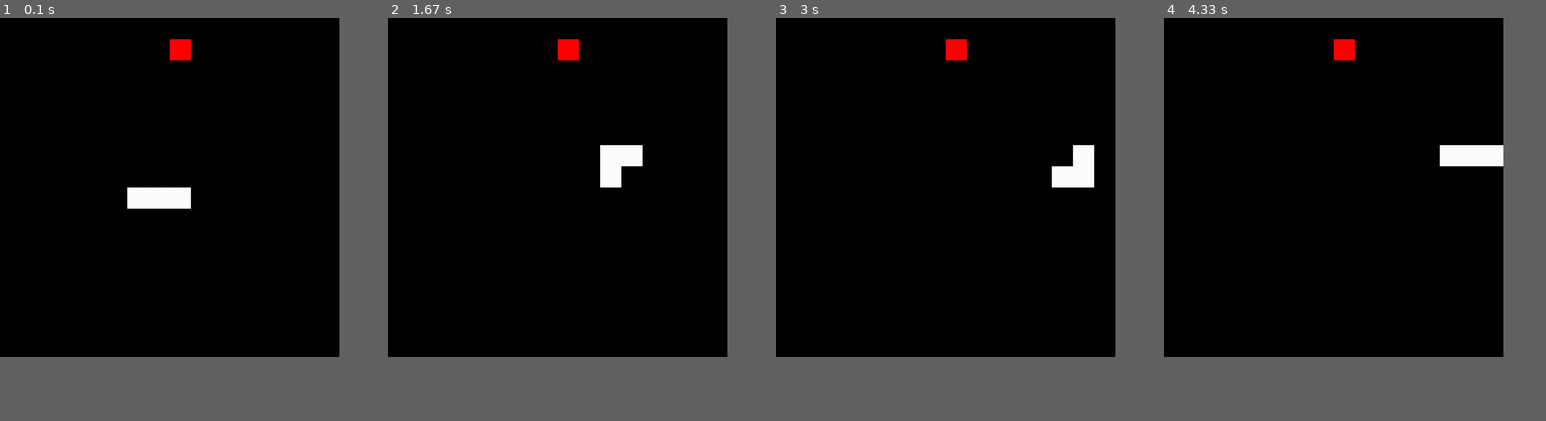
Above: before the commit, frames 1-4 (left to right).
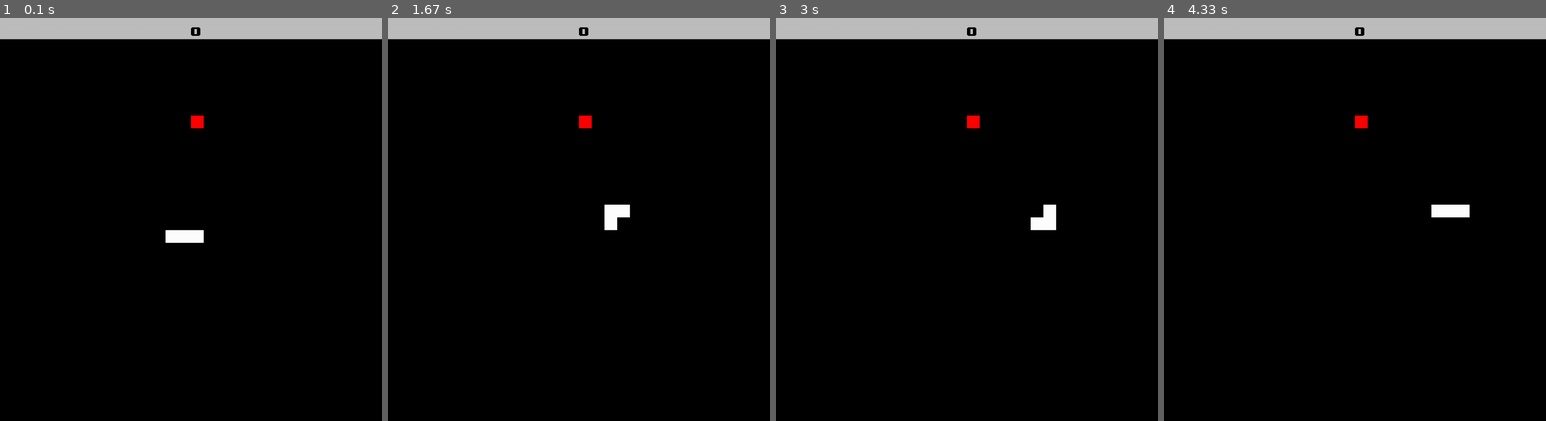
Above: after the commit, the same moments.

Repository: sunnypwang/snake-pygame
Game: pygame game, started from game.py
Same seed, same stepped clock (60 frames per second), same inputs: the game is played once before the commit and once after it.
Inputs:
- Up to frame 1 (0.1 s): no input
- Up to frame 2 (1.67 s): hold Up 0.83-1.3 s; hold Right from 1.33 s (still down)
- Up to frame 3 (3 s): release Right at 1.8 s; hold Down 2.4-2.7 s; hold Left from 2.73 s (still down)
- Up to frame 4 (4.33 s): release Left at 3.13 s; hold Up 3.17-3.53 s; hold Right 3.57-4.2 s; hold Down from 4.23 s (still down)
In our replay, the window is 757x757 before the commit and 852x900 after it. These sizes can differ from the game's own. Grey fills any space a smaller window leaves; there, only what the larger window draws over its background counts as a difference.

The runs differ from the first frame. In frame 1, 6.9% of the frame differs, in the area x 0-100%, y 0-56%; in frame 2, 6.9%; in frame 3, 6.9%; in frame 4, 6.9%, in the area x 0-100%, y 0-50%.

Commit message:
added status bar

Diff:
--- a/apple.py
+++ b/apple.py
@@ -16,9 +16,9 @@
     def locate_apple(self):
         return self.pos
 
-    def draw(self, window, grid_size):
+    def draw(self, window, grid_size,x, y):
         if self.pos:
-            pygame.draw.rect(window, "red", (self.pos[0]*grid_size,self.pos[1]*grid_size,grid_size,grid_size))
+            pygame.draw.rect(window, "red", (x+self.pos[0]*grid_size,y+self.pos[1]*grid_size,grid_size,grid_size))
 
     def destroy_apple(self):
         self.pos = None
--- a/board.py
+++ b/board.py
@@ -4,7 +4,7 @@
 import pygame
 
 class Board:
-    def __init__(self,rows,cols,size,TICK_SPEED):
+    def __init__(self,rows,cols,size,TICK_SPEED, x, y):
         self.board = np.zeros((rows,cols), dtype=int)
         self.grid_size = size
         self.player_pos = None
@@ -12,6 +12,8 @@
         self.apple_control = AppleControl(self.board)
         self.score = 0
         self.TICK_SPEED = TICK_SPEED
+        self.x = x
+        self.y = y
 
     def nrows(self):
         return self.board.shape[0]
@@ -32,8 +34,8 @@
         self.board[x,y] = 1
 
     def draw(self, window):
-        self.player.draw(window, self.grid_size)
-        self.apple_control.draw(window, self.grid_size)
+        self.player.draw(window, self.grid_size, self.x, self.y)
+        self.apple_control.draw(window, self.grid_size, self.x, self.y)
 
     def is_player_alive(self):
         return self.player.alive
@@ -56,12 +58,13 @@
             self.board[tuple(piece)] = 1
         # print(self.board)
         # print(self.score, self.player.speed)
+        print(self.player.body)
 
         self.set_speed_by_score()
 
     def is_outside(self,pos):
         (x,y) = pos
-        return x < 0 or x >= self.ncols() or y < 0 or y >= self.nrows()
+        return x < 0 or x >= self.nrows() or y < 0 or y >= self.ncols()
 
     def get_available_grid(self):
         free = []
--- a/game.py
+++ b/game.py
@@ -3,10 +3,13 @@
 import pygame
 from board import Board
 from snake import Snake
+from status import Status
 
-GRID_ROWS = 16
-GRID_COLS = 16
-GRID_SIZE = 50
+GRID_ROWS = 30
+GRID_COLS = 30
+GRID_SIZE = 30
+
+STATUS_BAR_HEIGHT = 50
 
 GAME_WIDTH = GRID_COLS * GRID_SIZE
 GAME_HEIGHT = GRID_ROWS * GRID_SIZE
@@ -14,10 +17,13 @@
 TICK_SPEED = 30
 
 pygame.init()
-window = pygame.display.set_mode((GAME_WIDTH,GAME_HEIGHT))
+pygame.font.init()
+
+window = pygame.display.set_mode((GAME_WIDTH,GAME_HEIGHT + STATUS_BAR_HEIGHT))
 clock = pygame.time.Clock()
 
-board = Board(GRID_ROWS,GRID_COLS,GRID_SIZE,TICK_SPEED)
+board = Board(GRID_ROWS,GRID_COLS,GRID_SIZE,TICK_SPEED, 0, STATUS_BAR_HEIGHT)
+status = Status(board, 0, 0, GAME_WIDTH, STATUS_BAR_HEIGHT)
 
 running = True
 while running:
@@ -30,8 +36,10 @@
         pass
     else:
         window.fill((0,0,0))
+
         keys = pygame.key.get_pressed()
         board.update_board(keys)
         board.draw(window)
+        status.draw(window)
     pygame.display.flip()
     clock.tick(TICK_SPEED)
--- a/snake.py
+++ b/snake.py
@@ -31,9 +31,9 @@
     def get_head_pos(self,i): # i is 0 or 1
         return self.body[0][i]
 
-    def draw(self, window, grid_size):
+    def draw(self, window, grid_size, x, y):
         for piece in self.body:
-            pygame.draw.rect(window, "white", (piece[0]*grid_size,piece[1]*grid_size,grid_size,grid_size))
+            pygame.draw.rect(window, "white", (x+piece[0]*grid_size, y+piece[1]*grid_size,grid_size,grid_size))
 
     def update_direction(self, keys):
         if keys[pygame.K_LEFT] and self.direction[0] == 0: #and self.direction == self.UP or self.direction == self.DOWN:
--- /dev/null
+++ b/status.py
@@ -0,0 +1,19 @@
+import pygame
+
+
+class Status:
+    def __init__(self,board,x,y,width, height):
+        self.board = board
+        self.x = x
+        self.y = y
+        self.width = width
+        self.height = height
+
+    def draw(self, window):
+        pygame.draw.rect(window, "gray", (self.x,self.y,self.width,self.height))
+
+        #score
+        score = self.board.score
+        myfont = pygame.font.Font('assets/upheavtt.ttf', 40)
+        textsurface = myfont.render(str(score), False, (0, 0, 0))
+        window.blit(textsurface,(self.x + self.width/2,self.y + self.height/4))
Binary file added: assets/upheavtt.ttf
